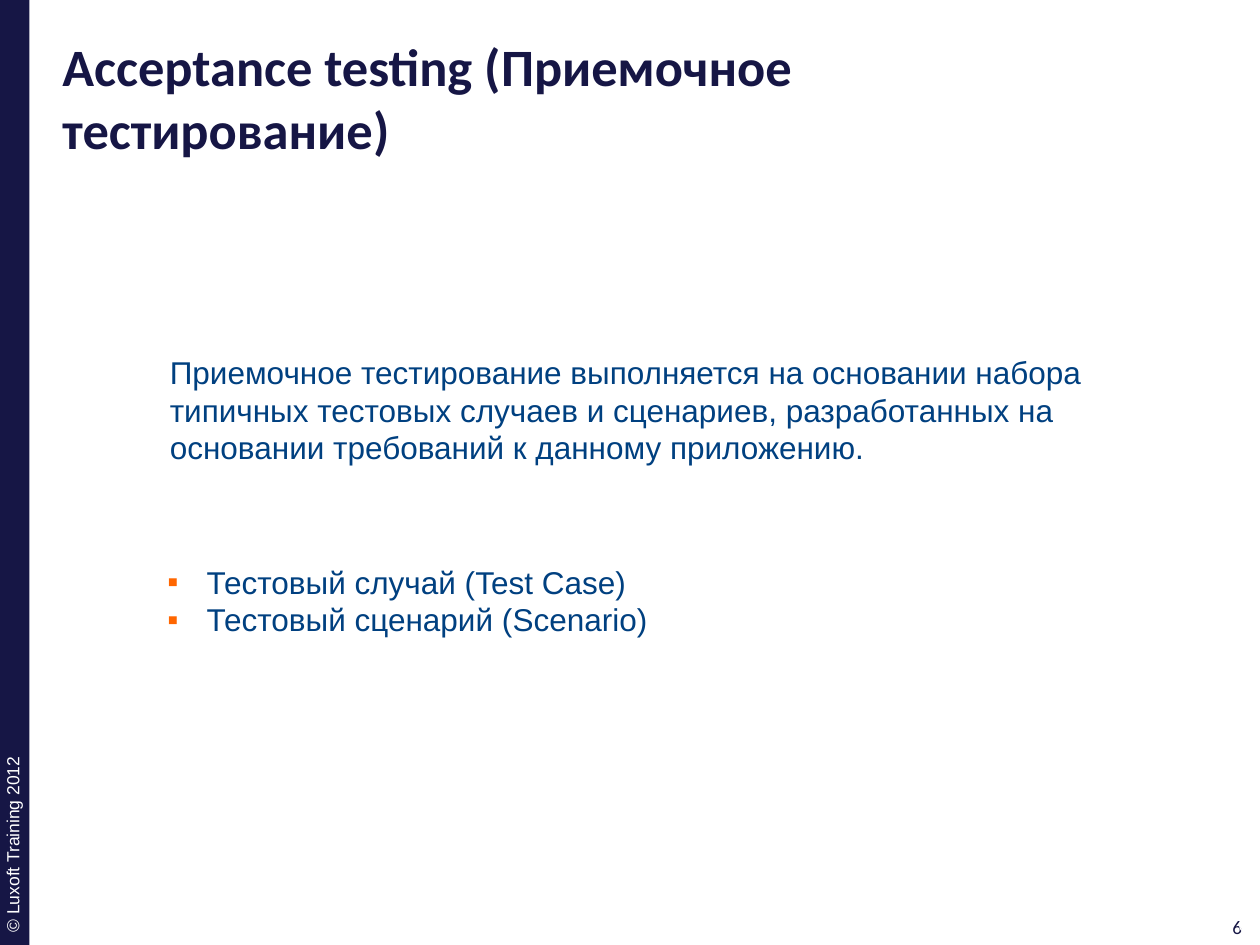
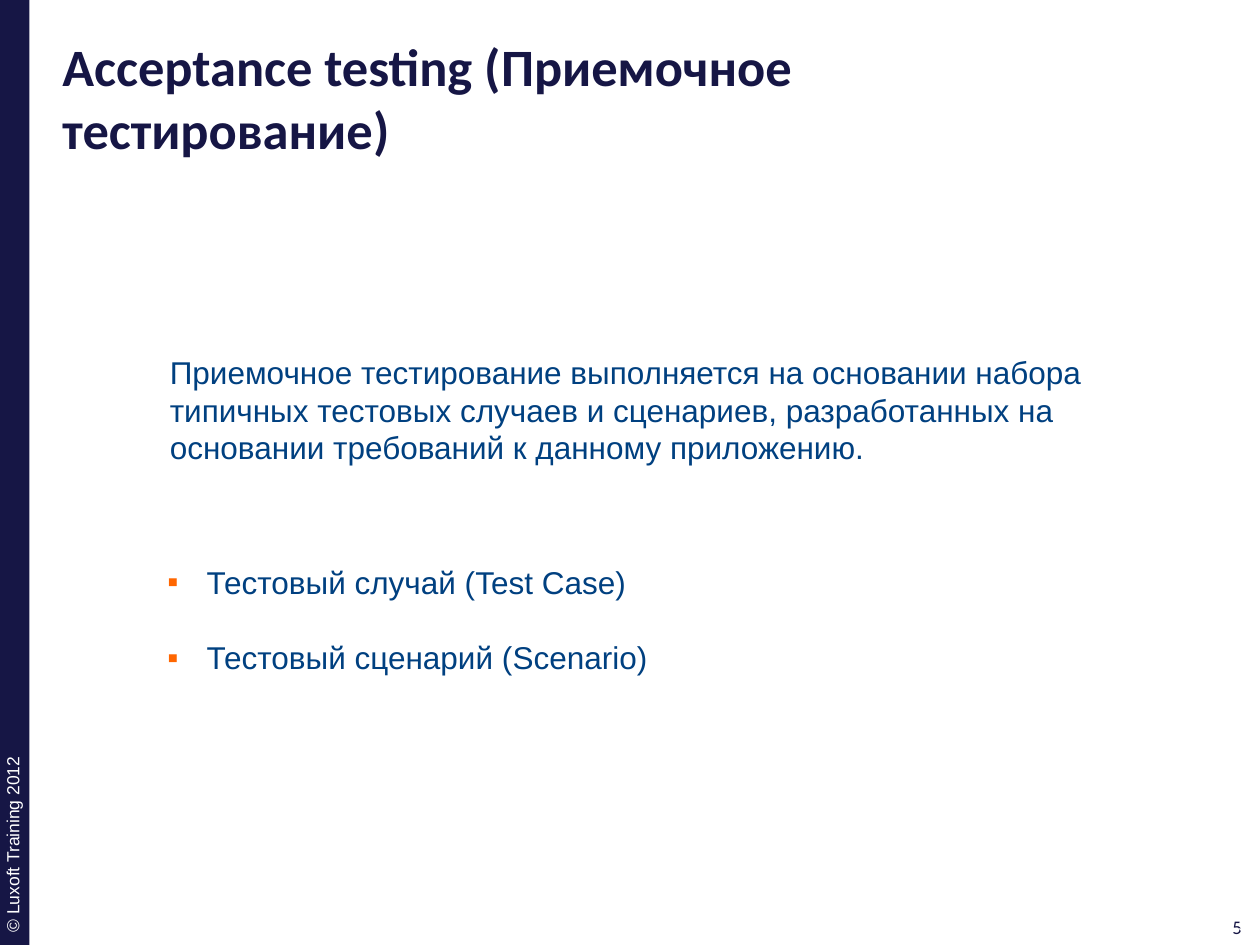
Before and after one commit to ivan-dyachenko/Trainings, a slide deck: slide 5 of Test Driven Development/materials/pptx/8. TDD-Acceptance-Testing.pptx (slide 6 before the commit). Drawn at 1260x945 pixels with LibreOffice and Linux fonts; fonts in the diff are those of the drawing; background and template pictures are left out. Boxes give left, top, right and bottom in pixels: in the first picture for what was removed or moved away, otherwise in the second. Text is boxed around its words. In the diff, an @@ line names an element or a change of style, - is before the commit and + after.

Commit message:
finishing tdd-acceptance-testing

```diff
--- a/Test Driven Development/materials/pptx/8. TDD-Acceptance-Testing.pptx
+++ b/Test Driven Development/materials/pptx/8. TDD-Acceptance-Testing.pptx
@@ text "Тестовый случай (Test Case)" rewrapped from box(207, 570, 647, 637) to box(207, 570, 647, 675) @@
@@ page number at box(1232, 921, 1242, 934): text changed @@
-6
+5
@@ page number at box(1238, 921, 1248, 934): text changed @@
-6
+5
```
Also in this commit, not shown: 1 other slide changed, 10 slides added, 1 slide removed, 1 other file.
